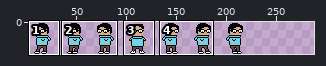
One commit to this sprite sheet: Assets/eric.png. The picture above shows the old version from afar; the outline marks the close-up.
Close-up. The starting point:
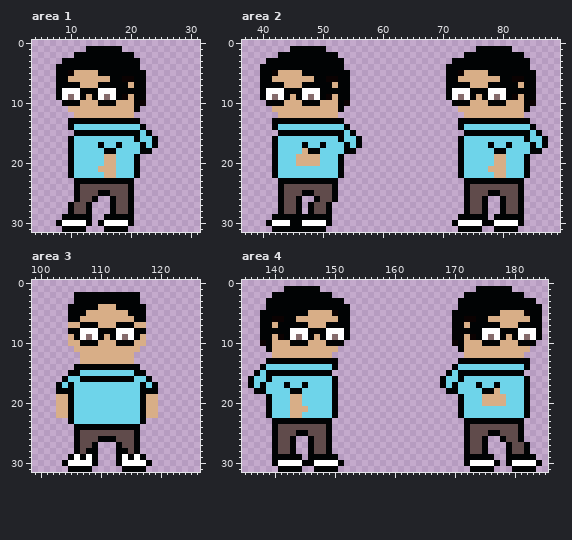
The file is 224x32 pixels. Colours within 5 levels of each other are drawn and written as one. Shown: area 1: x 4..31, y 0..31; area 2: x 37..89, y 0..31; area 3: x 99..126, y 0..31; area 4: x 135..185, y 0..31. The old version is drawn lined up with the new one, on the new canvas. The wide view leaves out empty margins. The commit also changed other parts of the picture, which this record leaves out.
The same view after the edit:
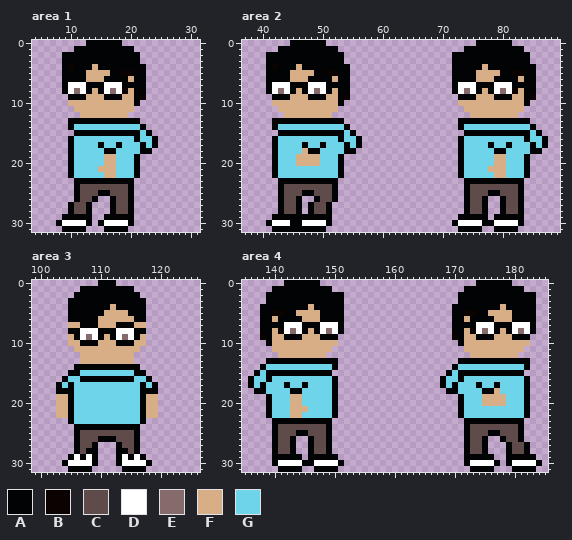
Palette (. is transparent): A #010304  B #0b0202  C #604b4b  D #ffffff  E #856b6b  F #d8ae87  G #6ed4ea
The edit:
canvas 224x32 -> 288x32
--- area 1
@@ x 6..24 @@
- 0 ...................
- 1 .......AAAAAA......
- 2 .....AAAAAAAAAA....
+ 0 .......AAAAAA......
+ 1 .....AAAAAAAAAA....
+ 2 ...AAAAAAAAAAAAA...
  3 ...AAAAAAAAAAAAA...
- 4 ..AAAAAAAAAAAAAA...
- 5 ..AABFFFFAAAAAAAA..
- 6 ..AAFFFFFFFAABBAA..
- 7 ..AAAAFFFAAAAAFAA..
- 8 ..ADDDAAADDDAAAAA..
- 9 ..ADEDAFADEDABFAA..
-10 ...AAAFFFAAAFFFAB..
-11 ....FFFFFFFFFFFA...
-12 .....FFFFFFFFFF....
+ 4 ...ABAAAFAAAAAAAA..
+ 5 ...AAAAFFFFAABBAA..
+ 6 ...AAAAFFFAAAAFAA..
+ 7 ...ADDDAAADDDAAAA..
+ 8 ...ADEDAFADEDBFAA..
+ 9 ....AAAFFFAAAFFAB..
+10 ....FFFFFFFFFFFA...
+11 .....FFFFFFFFFF....
+12 ......FFFFFFFF.....
 13 ....AAAAAAAAAAAA...
--- area 2
@@ x 37..89 @@
- 0 .....................................................
- 1 ........AAAAAA.........................AAAAAA........
- 2 ......AAAAAAAAAA.....................AAAAAAAAAA......
+ 0 ........AAAAAA.........................AAAAAA........
+ 1 ......AAAAAAAAAA.....................AAAAAAAAAA......
+ 2 ....AAAAAAAAAAAAA..................AAAAAAAAAAAAA.....
  3 ....AAAAAAAAAAAAA..................AAAAAAAAAAAAA.....
- 4 ...AAAAAAAAAAAAAA.................AAAAAAAAAAAAAA.....
- 5 ...AABFFFFAAAAAAAA................AABFFFFAAAAAAAA....
- 6 ...AAFFFFFFFAABBAA................AAFFFFFFFAABBAA....
- 7 ...AAAAFFFAAAAAFAA................AAAAFFFAAAAAFAA....
- 8 ...ADDDAAADDDAAAAA................ADDDAAADDDAAAAA....
- 9 ...ADEDAFADEDABFAA................ADEDAFADEDABFAA....
-10 ....AAAFFFAAAFFFAB.................AAAFFFAAAFFFAB....
-11 .....FFFFFFFFFFFA...................FFFFFFFFFFFA.....
-12 ......FFFFFFFFFF.....................FFFFFFFFFF......
+ 4 ....ABAAAFAAAAAAAA.................AAAAAFAAAAAAAA....
+ 5 ....AAAAFFFFAABBAA.................AAAAFFFFAABBAA....
+ 6 ....AAAAFFFAAAAFAA.................AAAAFFFAAAAFAA....
+ 7 ....ADDDAAADDDAAAA.................ADDDAAADDDAAAA....
+ 8 ....ADEDAFADEDAFAA.................ADEDAFADEDBFAA....
+ 9 .....AAAFFFAAAFFAB..................AAAFFFAAAFFAB....
+10 .....FFFFFFFFFFFA...................FFFFFFFFFFFA.....
+11 ......FFFFFFFFFF.....................FFFFFFFFFF......
+12 .......FFFFFFFF.......................FFFFFFFF.......
 13 .....AAAAAAAAAAAA...................AAAAAAAAAAAA.....
--- area 3
@@ x 103..119 @@
- 0 .................
- 1 .................
+ 0 .......AAA.......
+ 1 ....AAAAAAAAA....
  2 ...AAAAAAAAAAA...
- 3 ...AAAAAAAAAAA...
- 4 ..AAAAAFFFAAAAA..
- 5 ..AAAFFFFFFFAAA..
- 6 ..AAFFFFFFFFFAA..
+ 3 ..AAAAAAAAAAAAA..
+ 4 ..AAAAAAAFAAAAA..
+ 5 ..AAAAAAFFFFAAA..
+ 6 ..AAAAAFFFFFFAA..
  7 ..FFAAAFFFAAAFF..
--- area 4
@@ x 135..185 @@
- 0 ...................................................
- 1 .......AAAAAA..........................AAAAAA......
- 2 .....AAAAAAAAAA......................AAAAAAAAAA....
+ 0 .......AAAAAA..........................AAAAAA......
+ 1 .....AAAAAAAAAA......................AAAAAAAAAA....
+ 2 ....AAAAAAAAAAAAA...................AAAAAAAAAAAAA..
  3 ....AAAAAAAAAAAAA...................AAAAAAAAAAAAA..
- 4 ....AAAAAAAAAAAAAA..................AAAAAAAAAAAAAA.
- 5 ...AAAAAAAAFFFFBAA.................AAAAAAAAFFFFBAA.
- 6 ...AABBAAFFFFFFFAA.................AABBAAFFFFFFFAA.
- 7 ...AAFAAAAAFFFAAAA.................AAFAAAAAFFFAAAA.
- 8 ...AAAAADDDAAADDDA.................AAAAADDDAAADDDA.
- 9 ...AAFBADEDAFADEDA.................AAFBADEDAFADEDA.
-10 ...BAFFFAAAFFFAAA..................BAFFFAAAFFFAAA..
-11 ....AFFFFFFFFFFF....................AFFFFFFFFFFF...
-12 .....FFFFFFFFFF......................FFFFFFFFFF....
+ 4 ...AAAAAAAAFAAAAA..................AAAAAAAAFAAAAA..
+ 5 ...AABBAAFFFFAAAA..................AABBAAFFFFAAAA..
+ 6 ...AAFAAAAFFFAAAA..................AAFAAAAFFFAAAA..
+ 7 ...AAAADDDAAADDDA..................AAAADDDAAADDDA..
+ 8 ...AAFBDEDAFADEDA..................AAFBDEDAFADEDA..
+ 9 ...BAFFAAAFFFAAA...................BAFFAAAFFFAAA...
+10 ....AFFFFFFFFFFF....................AFFFFFFFFFFF...
+11 .....FFFFFFFFFF......................FFFFFFFFFF....
+12 ......FFFFFFFF........................FFFFFFFF.....
 13 ....AAAAAAAAAAAA....................AAAAAAAAAAAA...
Changed places in both close-ups, as pixel boxes (x1, y1, x2, y2):
changed: (56, 40, 146, 118)
changed: (260, 40, 350, 118)
changed: (446, 40, 536, 118)
changed: (68, 280, 146, 322)
changed: (260, 280, 350, 358)
changed: (452, 280, 542, 358)
